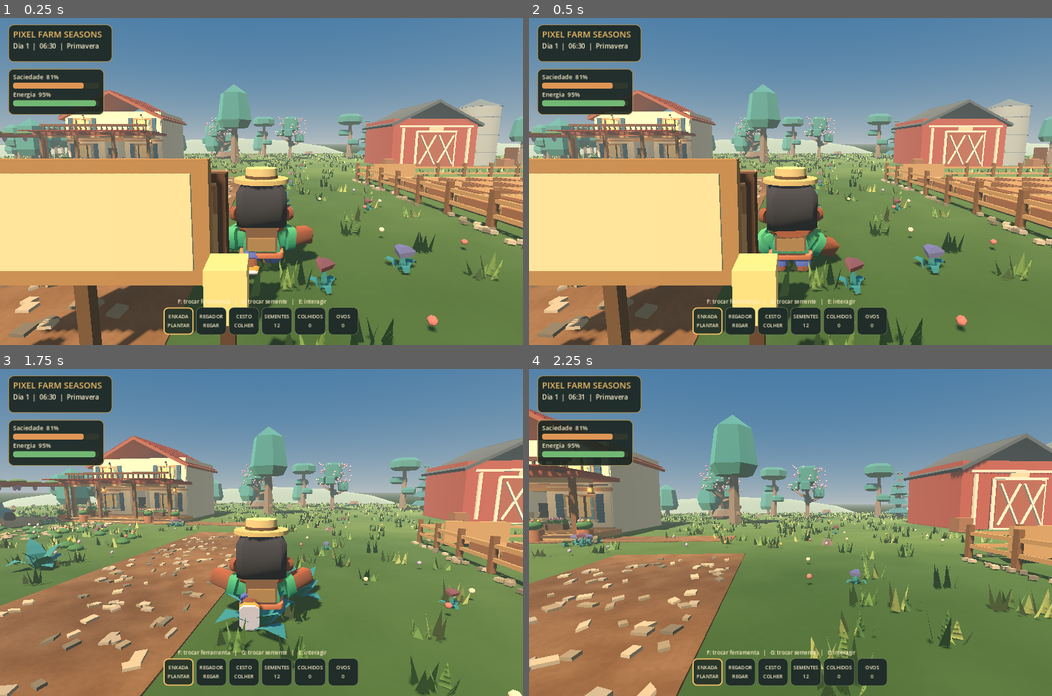
Above: before the commit, frames 1-4 (two rows, left to right).
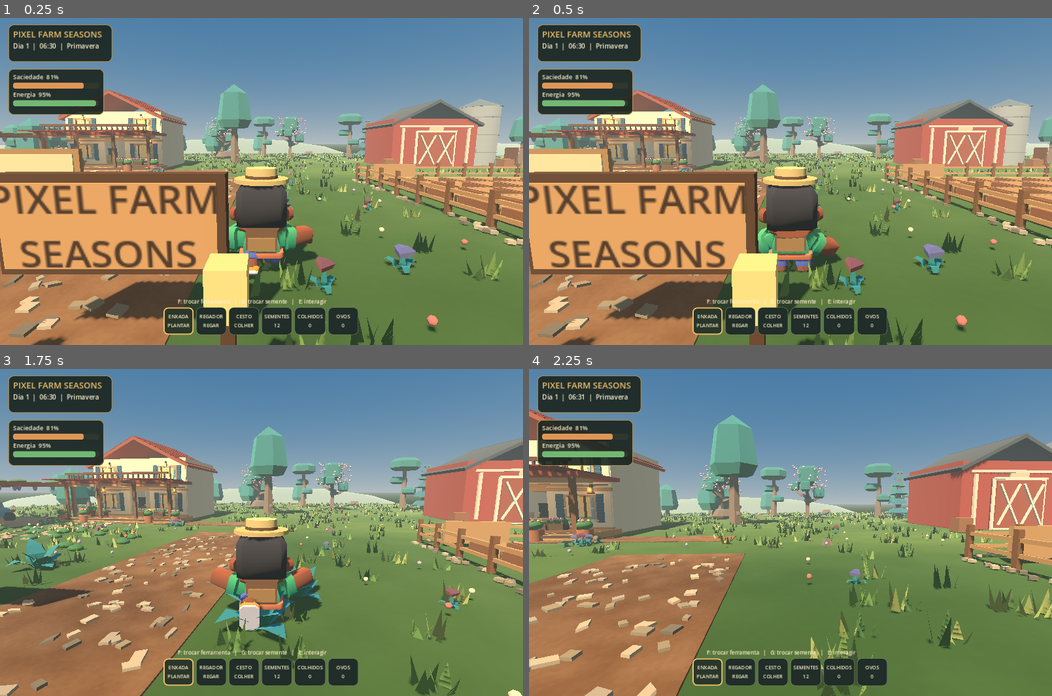
Above: after the commit, the same moments.

Repository: juniordev830/pixel-farm-seasons
Game: Godot game, scene res://scenes/farm_world.tscn
The game is run twice, just before and just after one commit, with the same random seed, the same clock (stepped at 60 frames per second) and the same inputs.
Inputs (mouse positions are in pixels of both pictures, inside the frame that each line leads up to):
- Up to frame 1 (0.25 s): no input
- Up to frame 2 (0.5 s): no input
- Up to frame 3 (1.75 s): tap Enter (ui_accept) at 0.5 s; move the mouse to (287, 532) at 0.52 s; hold Ctrl (crouch) 0.53-1.28 s; hold W (move_forward) from 0.53 s (still down); tap Space (jump) at 0.77, 1.52 s; move the mouse to (235, 532) at 1.27 s; tap Shift (sprint) at 1.35 s
- Up to frame 4 (2.25 s): keep holding W (move_forward); move the mouse to (800, 525) at 2.02 s; hold V (toggle_camera) from 2.03 s (still down)

The runs differ from the first frame. In frame 1, 17% of the frame differs, in the area x 0-54%, y 40-100%; in frame 2, 17%; in frame 3, 0.7%; in frame 4, nothing differs.

Commit message:
fix(composition): move mission sign off the center of third-person camera to reveal farmhouse

Diff:
--- a/godot/scripts/life_sim.gd
+++ b/godot/scripts/life_sim.gd
@@ -250,9 +250,9 @@
 
 func _build_mission_board() -> void:
     # Painel de tarefas visivel perto do ponto de inicio do fazendeiro.
-    _box("Quadro de missoes - poste", Vector3(-2.4, 0.87, 13.5), Vector3(0.14, 1.7, 0.14), Color("#765638"))
-    _box("Quadro de missoes - placa", Vector3(-2.4, 1.62, 13.5), Vector3(2.6, 1.25, 0.15), Color("#b98d59"))
-    _box("Quadro de missoes - papel", Vector3(-2.4, 1.64, 13.60), Vector3(2.28, 0.94, 0.04), Color("#eee0ad"))
+    _box("Quadro de missoes - poste", Vector3(-7.0, 0.87, 8.5), Vector3(0.14, 1.7, 0.14), Color("#765638"))
+    _box("Quadro de missoes - placa", Vector3(-7.0, 1.62, 8.5), Vector3(2.6, 1.25, 0.15), Color("#b98d59"))
+    _box("Quadro de missoes - papel", Vector3(-7.0, 1.64, 8.60), Vector3(2.28, 0.94, 0.04), Color("#eee0ad"))
 
 
 func _bike_tube(label: String, a: Vector3, b: Vector3, tint: Color) -> void:
@@ -390,7 +390,7 @@
 
 
 func _register_activities() -> void:
-    _add_interaction("Ver objetivos da fazenda", Vector3(-2.4, 1.1, 13.5), "missions", 3.2)
+    _add_interaction("Ver objetivos da fazenda", Vector3(-7.0, 1.1, 8.5), "missions", 3.2)
     _add_interaction("Geladeira / preparar refeicao", Vector3(-12.95, 1.25, -16.3), "fridge")
     _add_interaction("Mesa / tomar cafe, almocar ou jantar", Vector3(-14.72, 1.0, -12.62), "eat")
     _add_interaction("Televisao", Vector3(-17.65, 1.4, -15.32), "tv")
